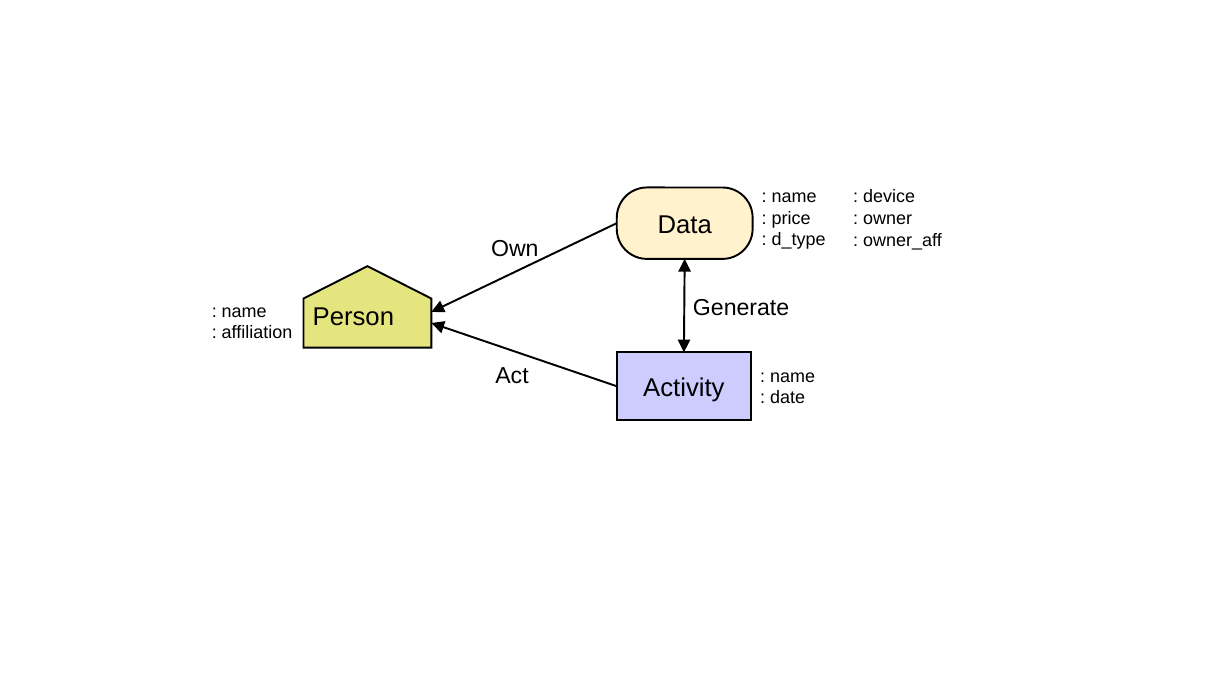
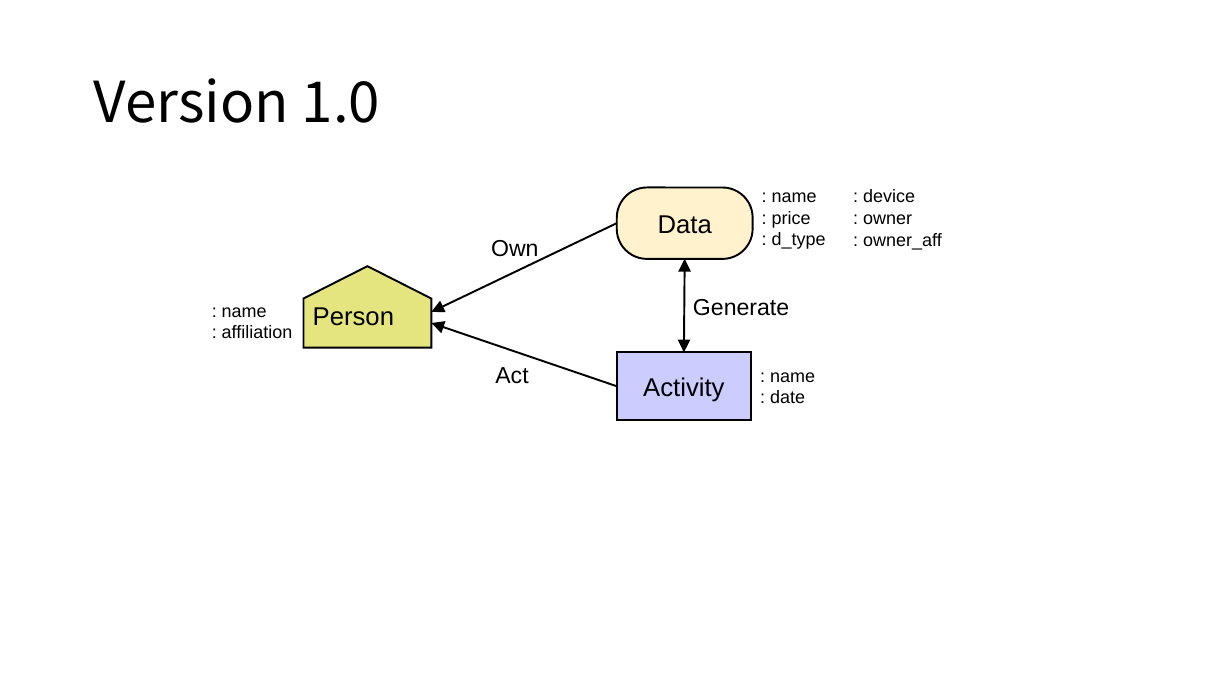
Before and after one commit to YYuJeong/Provenance-Data-Management-System, a slide deck: slide 9 of 그래프모델링.pptx. Drawn at 1232x693 pixels with LibreOffice and Linux fonts; fonts in the diff are those of the drawing. Boxes give left, top, right and bottom in pixels: in the first picture for what was removed or moved away, otherwise in the second. Text is boxed around its words. In the diff, an @@ line names an element or a change of style, - is before the commit and + after.

```diff
--- a/그래프모델링.pptx
+++ b/그래프모델링.pptx
@@ title added at [94,78,380,123], 44 pt, text #000000 @@
+Version 1.0
```
Also in this commit, not shown: 5 slides added.
